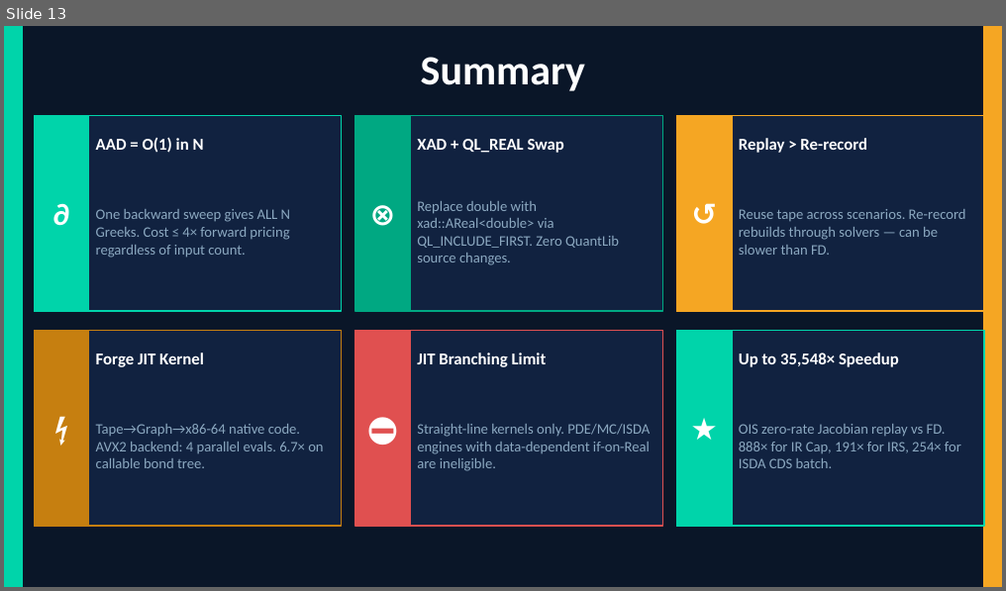
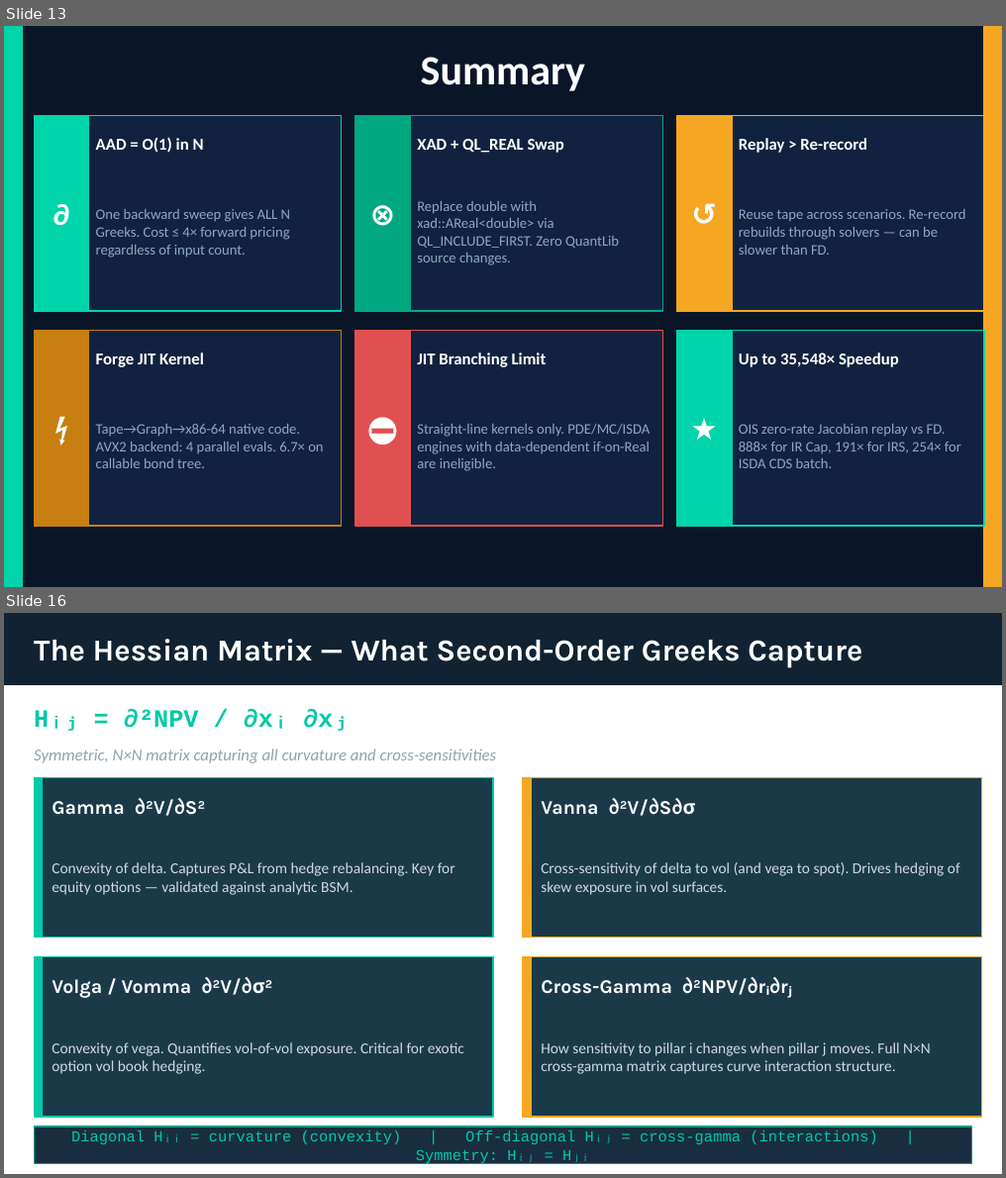
Before and after one commit to judejinjin/ad_tutorial, a slide deck: QuantLib_AAD_JIT.pptx. Shown one above the other, each under a label of ours: slide 13 before the commit, slides 13 and 16 after it; the slides between them are not shown. The pictures are 1006x591 and 1006x1178 pixels, drawn with LibreOffice and Linux fonts; fonts in the diff are those of the drawing. Boxes give left, top, right and bottom in pixels: in the first picture for what was removed or moved away, otherwise in the second. Text is boxed around its words. In the diff, an @@ line names an element or a change of style, - is before the commit and + after.

```diff
--- a/QuantLib_AAD_JIT.pptx
+++ b/QuantLib_AAD_JIT.pptx
@@ slide 16 added at box(4, 613, 1002, 1174), background #FFFFFF @@
@@ rectangle added at box(4, 613, 1002, 685), fill #112233, outline #112233 1 pt @@
@@ text added at box(34, 639, 862, 668), 22 pt, text #FFFFFF, bold @@
+The Hessian Matrix — What Second-Order Greeks Capture
@@ text added at box(124, 709, 288, 729), 18 pt, text #00C9A7, bold @@
+Hᵢⱼ = ∂²NPV / ∂xᵢ ∂xⱼ
@@ text added at box(34, 749, 497, 763), 12 pt, text #8FA3B1, italic @@
+Symmetric, N×N matrix capturing all curvature and cross-sensitivities
@@ rectangle added at box(34, 777, 493, 938), fill #1A3A4A, outline #00C9A7 1 pt @@
@@ rectangle added at box(34, 777, 42, 938), fill #00C9A7, outline #00C9A7 1 pt @@
@@ rectangle added at box(523, 777, 982, 938), fill #1A3A4A, outline #F5A623 1 pt @@
@@ rectangle added at box(523, 777, 531, 938), fill #F5A623, outline #F5A623 1 pt @@
@@ text added at box(52, 798, 206, 816), 14 pt, text #FFFFFF, bold @@
+Gamma ∂²V/∂S²
@@ text added at box(541, 798, 696, 816), 14 pt, text #FFFFFF, bold @@
+Vanna ∂²V/∂S∂σ
@@ text added at box(52, 862, 455, 895), 11 pt, text #D0D8E4 @@
+Convexity of delta. Captures P&L from hedge rebalancing. Key for equity options — validated against analytic BSM.
@@ text added at box(541, 862, 960, 895), 11 pt, text #D0D8E4 @@
+Cross-sensitivity of delta to vol (and vega to spot). Drives hedging of skew exposure in vol surfaces.
@@ rectangle added at box(34, 958, 493, 1117), fill #1A3A4A, outline #00C9A7 1 pt @@
@@ rectangle added at box(34, 958, 42, 1117), fill #00C9A7, outline #00C9A7 1 pt @@
@@ rectangle added at box(523, 958, 982, 1117), fill #1A3A4A, outline #F5A623 1 pt @@
@@ rectangle added at box(523, 958, 531, 1117), fill #F5A623, outline #F5A623 1 pt @@
@@ text added at box(52, 977, 252, 998), 14 pt, text #FFFFFF, bold @@
+Volga / Vomma ∂²V/∂σ²
@@ text added at box(541, 977, 765, 995), 14 pt, text #FFFFFF, bold @@
+Cross-Gamma ∂²NPV/∂rᵢ∂rⱼ
@@ text added at box(52, 1043, 464, 1074), 11 pt, text #D0D8E4 @@
+Convexity of vega. Quantifies vol-of-vol exposure. Critical for exotic option vol book hedging.
@@ text added at box(541, 1043, 931, 1074), 11 pt, text #D0D8E4 @@
+How sensitivity to pillar i changes when pillar j moves. Full N×N cross-gamma matrix captures curve interaction structure.
@@ rectangle added at box(34, 1127, 972, 1163), fill #192D40, outline #009E83 1 pt @@
@@ text added at box(71, 1131, 878, 1164), 11 pt, text #00C9A7 @@
+Diagonal Hᵢᵢ = curvature (convexity) | Off-diagonal Hᵢⱼ = cross-gamma (interactions) | Symmetry: Hᵢⱼ = Hⱼᵢ
```
Also in this commit, not shown: 8 other slides added.
